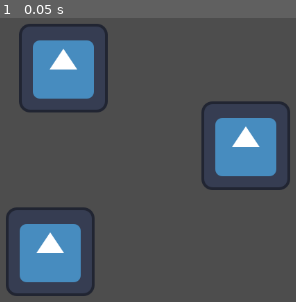
Above: before the commit, frame 1.
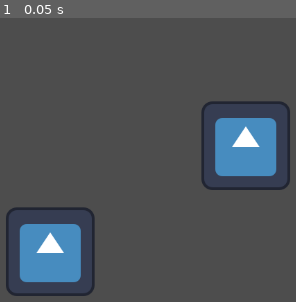
Above: after the commit, the same moment.

Repository: Alafandri/StardanceProject
Game: Godot game, scene res://main.tscn
Same seed, same stepped clock (60 frames per second), same inputs: the game is played once before the commit and once after it. The project has no main scene, so this scene is started directly. The engine's default icon, where the game draws it, is replaced by a stand-in: a white triangle on a blue panel in a dark square.
Inputs:
- Up to frame 1 (0.05 s): no input

The runs differ from the first frame. In frame 1, 5.4% of the frame differs, in the area x 6-37%, y 2-34%.

Commit message:
update1.1

Diff:
--- a/main.tscn
+++ b/main.tscn
@@ -11,7 +11,3 @@
 [node name="Icon2" type="Sprite2D" parent="." unique_id=1232669257]
 position = Vector2(575, 333)
 texture = ExtResource("1_ig7tw")
-
-[node name="Icon3" type="Sprite2D" parent="." unique_id=2082967749]
-position = Vector2(312, 221)
-texture = ExtResource("1_ig7tw")
